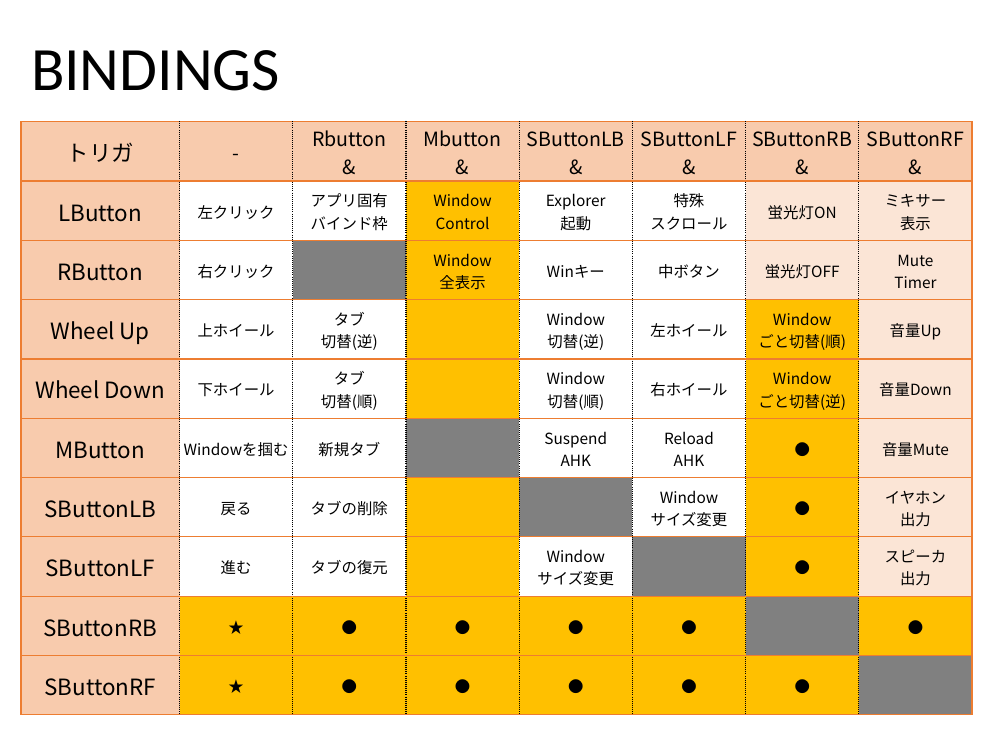
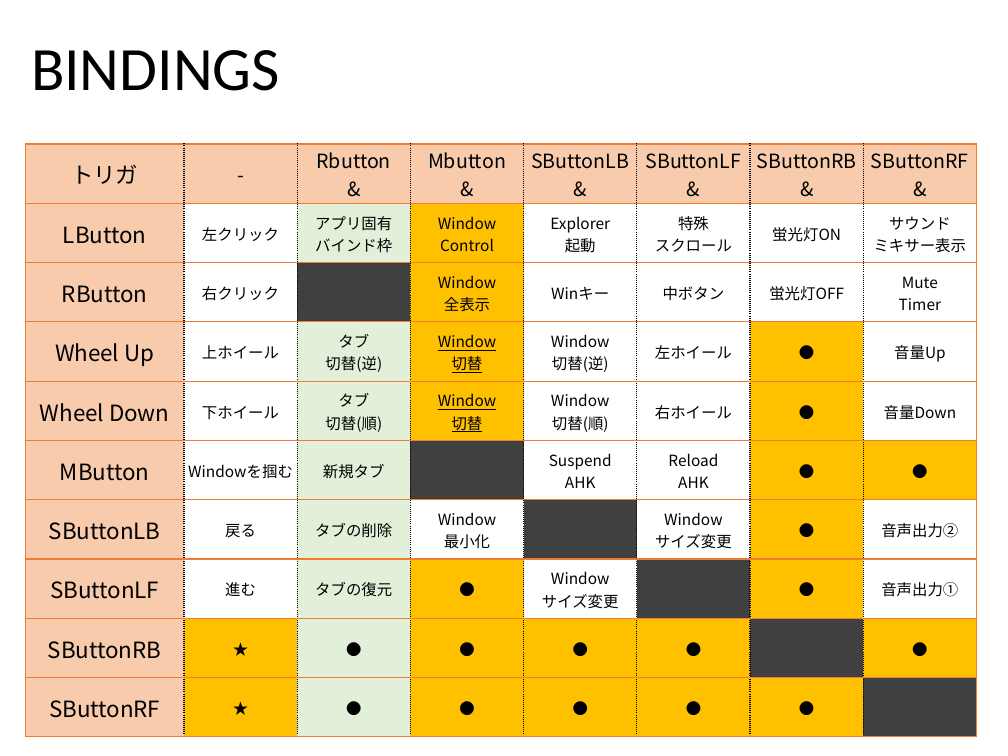
Before and after one commit to ittooo66/myAHK, a slide deck: slide 18 of MANUAL.pptx. Drawn at 1008x756 pixels with LibreOffice and Linux fonts; fonts in the diff are those of the drawing. Boxes give left, top, right and bottom in pixels: in the first picture for what was removed or moved away, otherwise in the second. Text is boxed around its words. In the diff, an @@ line names an element or a change of style, - is before the commit and + after.

```diff
--- a/MANUAL.pptx
+++ b/MANUAL.pptx
@@ table at [25, 144, 974, 738] @@
-row 2, column 8: ミキサー / 表示
+row 2, column 8: サウンド / ミキサー表示
-row 4, column 4: 
+row 4, column 4: Window / 切替
-row 4, column 7: Window / ごと切替(順)
+row 4, column 7: ●
-row 5, column 4: 
+row 5, column 4: Window / 切替
-row 5, column 7: Window / ごと切替(逆)
+row 5, column 7: ●
-row 6, column 8: 音量Mute
+row 6, column 8: ●
-row 7, column 4: 
+row 7, column 4: Window / 最小化
-row 7, column 8: イヤホン / 出力
+row 7, column 8: 音声出力②
-row 8, column 4: 
+row 8, column 4: ●
-row 8, column 8: スピーカ / 出力
+row 8, column 8: 音声出力①
@@ fill none to #E2F0D9 in row 2, column 3 @@
@@ fill #FBE5D6 to none in 8 cells @@
@@ fill #808080 to #404040 in 6 cells @@
@@ fill #FFFFFF to #E2F0D9 in 5 cells @@
@@ fill #FFFFFF to none in row 6, column 2 @@
@@ fill #FBE5D6 to #FFC000 in row 6, column 8 @@
@@ fill #FFC000 to none in row 7, column 4 @@
@@ fill #FFC000 to #E2F0D9 in 2 cells @@
@@ table: place and size @@
-table at [21, 122, 970, 716]
+table at [25, 144, 974, 738]
```
Also in this commit, not shown: 2 other slides changed.
